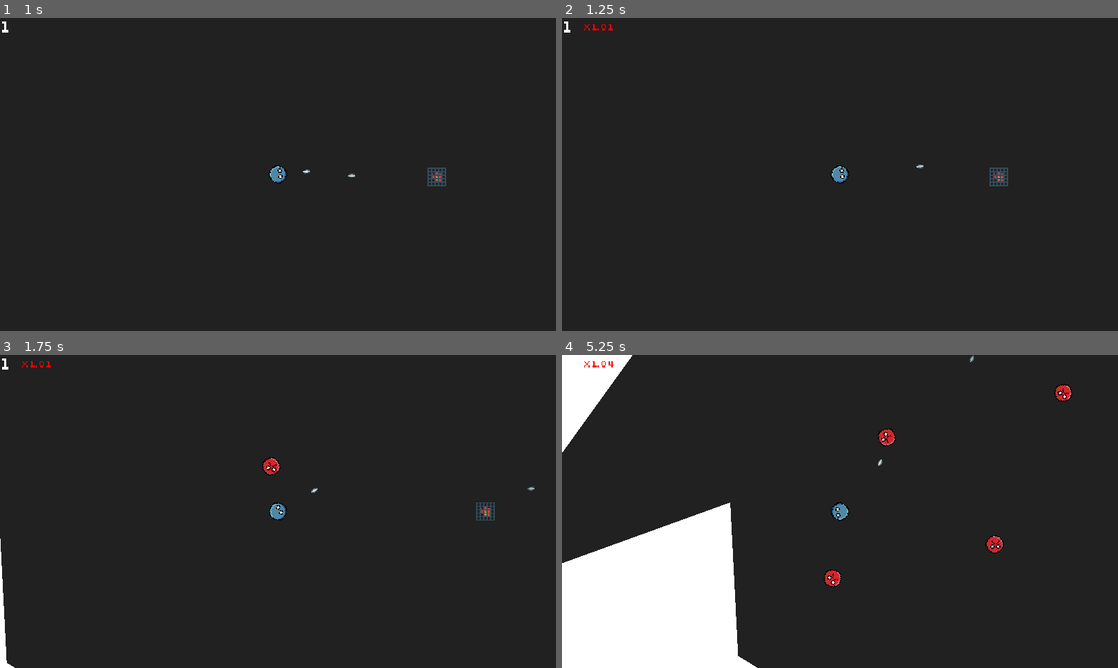
Above: before the commit, frames 1-4 (two rows, left to right).
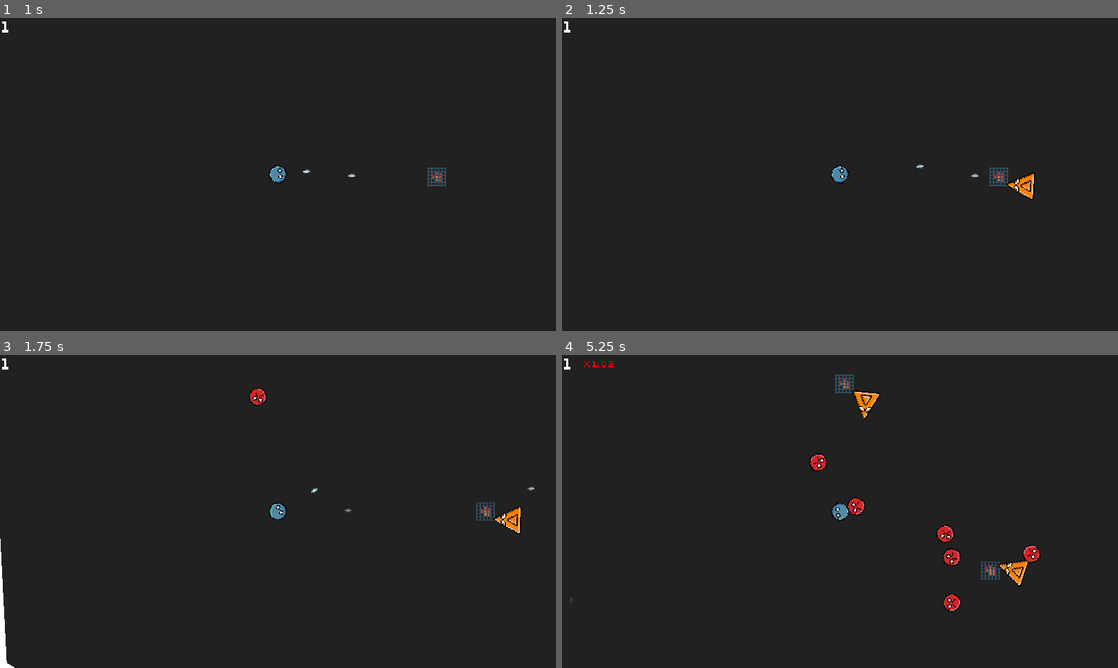
Above: after the commit, the same moments.

Repository: veprogames/top-down-incremental
Game: Godot game, scene res://level/level.tscn
Two runs of this game, one before a commit and one after it. Both use one fixed random seed, a clock stepped at 60 frames per second and the inputs below.
Inputs (mouse positions are in pixels of both pictures, inside the frame that each line leads up to):
- Up to frame 1 (1 s): tap Enter at 0.5 s; move the mouse to (305, 174) at 0.52 s
- Up to frame 2 (1.25 s): no input
- Up to frame 3 (1.75 s): move the mouse to (250, 511) at 1.27 s
- Up to frame 4 (5.25 s): move the mouse to (851, 505) at 2.02 s; move the mouse to (834, 517) at 2.77 s; move the mouse to (878, 514) at 3.52 s; move the mouse to (795, 508) at 4.27 s; move the mouse to (845, 511) at 5.02 s

Frame 1 is identical in both runs. In frame 2, 0.3% of the frame differs, in the area x 4-86%, y 2-59%; in frame 3, 0.6%; in frame 4, 18%, in the area x 0-92%, y 0-100%.

Commit message:
add different enemies

Diff:
--- a/behavior/enemy_move_behavior_chase.gd
+++ b/behavior/enemy_move_behavior_chase.gd
@@ -13,6 +13,8 @@
 func _physics_process(delta: float) -> void:
 	super._physics_process(delta)
 
+	assert(enemy != null)
+
 	if player:
 		velocity = (player.position - enemy.position).normalized() * speed
 	else:
--- /dev/null
+++ b/enemy/enemies/enemy_green.tscn
@@ -0,0 +1,23 @@
+[gd_scene load_steps=3 format=3 uid="uid://esy43au0ossc"]
+
+[ext_resource type="PackedScene" uid="uid://bprric2282qeg" path="res://enemy/enemy.tscn" id="1_ogybm"]
+[ext_resource type="Texture2D" uid="uid://dvb0opui13ir1" path="res://enemy/enemy_green.png" id="2_nkbcx"]
+
+[node name="EnemyGreen" instance=ExtResource("1_ogybm")]
+hp = 150.0
+color = Color(0, 1, 0, 1)
+
+[node name="Sprite" parent="." index="0"]
+texture = ExtResource("2_nkbcx")
+
+[node name="CollisionShape2D" parent="." index="1"]
+shape = null
+
+[node name="CollisionPolygon2D" type="CollisionPolygon2D" parent="." index="2"]
+polygon = PackedVector2Array(19, 0, 8, -19, -8, -19, -19, 0, -8, 19, 9, 19)
+
+[node name="CollisionPolygon2D" type="CollisionPolygon2D" parent="HitArea" index="0"]
+polygon = PackedVector2Array(21, 0, 16, -16, 9, -20, -9, -20, -18, -14, -20, 0, -17, 13, -9, 20, 9, 20, 17, 13)
+
+[node name="CollisionShape2D2" parent="HitArea" index="1"]
+shape = null
--- /dev/null
+++ b/enemy/enemies/enemy_orange.tscn
@@ -0,0 +1,23 @@
+[gd_scene load_steps=3 format=3 uid="uid://dg4d0u6npu57w"]
+
+[ext_resource type="PackedScene" uid="uid://bprric2282qeg" path="res://enemy/enemy.tscn" id="1_h3aar"]
+[ext_resource type="Texture2D" uid="uid://jgb14u6ag4jc" path="res://enemy/enemy_orange.png" id="2_wybay"]
+
+[node name="EnemyOrange" instance=ExtResource("1_h3aar")]
+hp = 5.0
+color = Color(1, 0.501961, 0, 1)
+
+[node name="Sprite" parent="." index="0"]
+texture = ExtResource("2_wybay")
+
+[node name="CollisionShape2D" parent="." index="1"]
+shape = null
+
+[node name="CollisionPolygon2D2" type="CollisionPolygon2D" parent="." index="2"]
+polygon = PackedVector2Array(11, 0, -11, -11, -11, 11)
+
+[node name="CollisionShape2D2" parent="HitArea" index="0"]
+shape = null
+
+[node name="CollisionPolygon2D" type="CollisionPolygon2D" parent="HitArea" index="1"]
+polygon = PackedVector2Array(14, 0, -13, -13, -13, 13)
--- /dev/null
+++ b/enemy/enemies/enemy_red.tscn
@@ -0,0 +1,5 @@
+[gd_scene load_steps=2 format=3 uid="uid://d31pk84rjgunr"]
+
+[ext_resource type="PackedScene" uid="uid://bprric2282qeg" path="res://enemy/enemy.tscn" id="1_k4h7d"]
+
+[node name="EnemyRed" instance=ExtResource("1_k4h7d")]
--- /dev/null
+++ b/enemy/enemies/enemy_yellow.tscn
@@ -0,0 +1,25 @@
+[gd_scene load_steps=5 format=3 uid="uid://onfj8mic8p58"]
+
+[ext_resource type="PackedScene" uid="uid://bprric2282qeg" path="res://enemy/enemy.tscn" id="1_ogybm"]
+[ext_resource type="Texture2D" uid="uid://how7e07ibnov" path="res://enemy/enemy_yellow.png" id="2_bg0i7"]
+
+[sub_resource type="RectangleShape2D" id="RectangleShape2D_k5143"]
+size = Vector2(22, 22)
+
+[sub_resource type="RectangleShape2D" id="RectangleShape2D_fjru1"]
+size = Vector2(28, 28)
+
+[node name="EnemyYellow" instance=ExtResource("1_ogybm")]
+hp = 30.0
+color = Color(1, 1, 0, 1)
+
+[node name="Sprite" parent="." index="0"]
+texture = ExtResource("2_bg0i7")
+
+[node name="CollisionShape2D" parent="." index="1"]
+rotation = 0.785398
+shape = SubResource("RectangleShape2D_k5143")
+
+[node name="CollisionShape2D2" parent="HitArea" index="0"]
+rotation = 0.785398
+shape = SubResource("RectangleShape2D_fjru1")
--- a/enemy/enemy.gd
+++ b/enemy/enemy.gd
@@ -3,11 +3,12 @@
 
 @export var hp: float = 1
 @export var color: Color = Color.RED
-var current_hp: float = hp
+var current_hp: float
 
 var move_behaviors: Array[EnemyMoveBehavior]
 
 func _ready() -> void:
+	current_hp = hp
 	move_behaviors.assign(Utils.get_children_of_type(self, EnemyMoveBehavior))
 
 
--- a/enemy/enemy.tscn
+++ b/enemy/enemy.tscn
@@ -1,9 +1,7 @@
-[gd_scene load_steps=7 format=3 uid="uid://bprric2282qeg"]
+[gd_scene load_steps=5 format=3 uid="uid://bprric2282qeg"]
 
 [ext_resource type="Texture2D" uid="uid://fh1o0uq1jl33" path="res://enemy/enemy_red.png" id="1_4povp"]
 [ext_resource type="Script" path="res://enemy/enemy.gd" id="1_kqjdg"]
-[ext_resource type="PackedScene" uid="uid://3h6i1t8cbtp" path="res://behavior/enemy_move_behavior_chase.tscn" id="3_0lsiy"]
-[ext_resource type="PackedScene" uid="uid://3nk6b160b7an" path="res://behavior/enemy_move_behavior_noise.tscn" id="3_m1qhl"]
 
 [sub_resource type="CircleShape2D" id="CircleShape2D_du478"]
 radius = 7.0
@@ -30,12 +28,4 @@
 [node name="CollisionShape2D2" type="CollisionShape2D" parent="HitArea"]
 shape = SubResource("CircleShape2D_xsuyj")
 
-[node name="EnemyMoveBehaviorChase" parent="." node_paths=PackedStringArray("enemy") instance=ExtResource("3_0lsiy")]
-speed = 125.0
-enemy = NodePath("..")
-
-[node name="EnemyMoveBehaviorNoise" parent="." instance=ExtResource("3_m1qhl")]
-speed = 3.0
-amplitude = 500.0
-
 [connection signal="area_entered" from="HitArea" to="." method="_on_hit_area_area_entered"]
--- /dev/null
+++ b/enemy/enemy_factory.gd
@@ -0,0 +1,30 @@
+class_name EnemyFactory
+extends Object
+
+static var BehaviorChaseScene: PackedScene = preload("res://behavior/enemy_move_behavior_chase.tscn")
+static var BehaviorNoiseScene: PackedScene = preload("res://behavior/enemy_move_behavior_noise.tscn")
+
+static var Enemies: Array[PackedScene] = [
+	preload("res://enemy/enemies/enemy_red.tscn"),
+	preload("res://enemy/enemies/enemy_orange.tscn"),
+	preload("res://enemy/enemies/enemy_yellow.tscn"),
+	preload("res://enemy/enemies/enemy_green.tscn"),
+]
+
+static func create_random(tier: int) -> Enemy:
+	assert(tier >= 0 and tier < Enemies.size())
+
+	var enemy: Enemy = Enemies[tier].instantiate() as Enemy
+	var behavior_chase: EnemyMoveBehaviorChase = BehaviorChaseScene.instantiate() as EnemyMoveBehaviorChase
+	var behavior_noise: EnemyMoveBehaviorNoise = BehaviorNoiseScene.instantiate() as EnemyMoveBehaviorNoise
+
+	behavior_chase.speed = randf_range(0, 100)
+	behavior_chase.enemy = enemy
+	behavior_noise.speed = randf_range(0.5, 2)
+	behavior_noise.amplitude = randf_range(0, 400)
+	behavior_noise.enemy = enemy
+
+	enemy.add_child(behavior_chase)
+	enemy.add_child(behavior_noise)
+
+	return enemy
--- a/spawner/spawner.gd
+++ b/spawner/spawner.gd
@@ -4,7 +4,7 @@
 var EnemyScene: PackedScene = preload("res://enemy/enemy.tscn")
 
 func _on_timer_timeout() -> void:
-	var enemy: Enemy = EnemyScene.instantiate() as Enemy
+	var enemy: Enemy = EnemyFactory.create_random(((3 if randf() < 0.2 else 2) if randf() < 0.2 else 1) if randf() < 0.2 else 0)
 	enemy.position = Vector2(
 		randf_range(-50.0, 50.0),
 		randf_range(-50.0, 50.0)
Binary file added: enemy/enemy_green.png
Not shown, added: enemy/enemy_green.png.import
Binary file added: enemy/enemy_orange.png
Not shown, added: enemy/enemy_orange.png.import
Binary file added: enemy/enemy_yellow.png
Not shown, added: enemy/enemy_yellow.png.import
